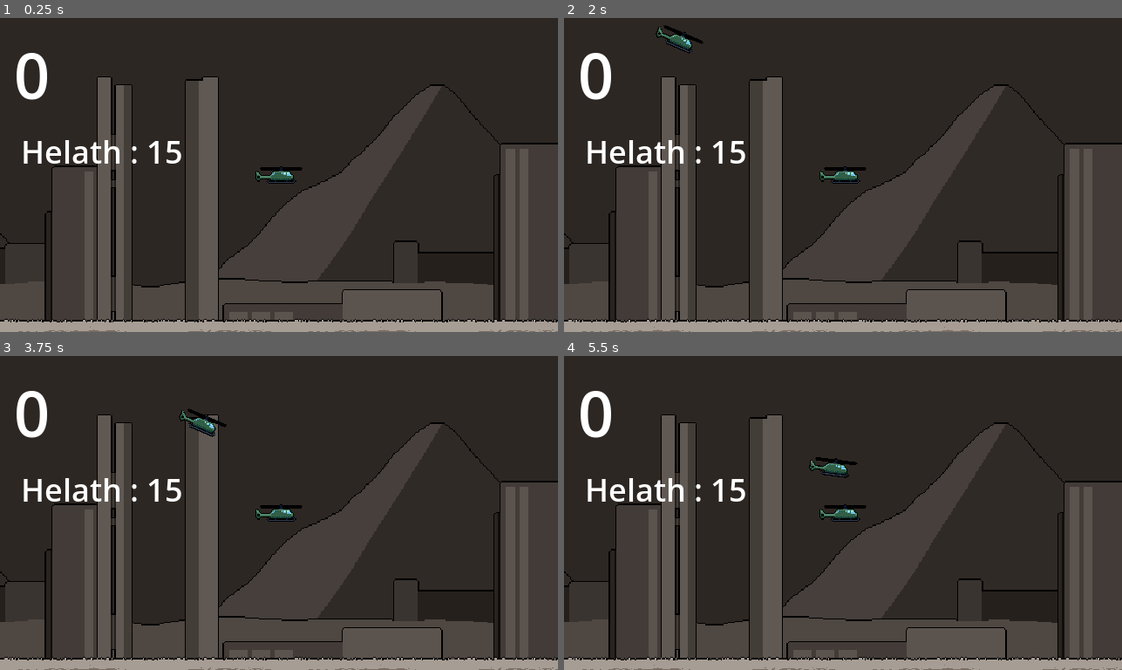
Above: before the commit, frames 1-4 (two rows, left to right).
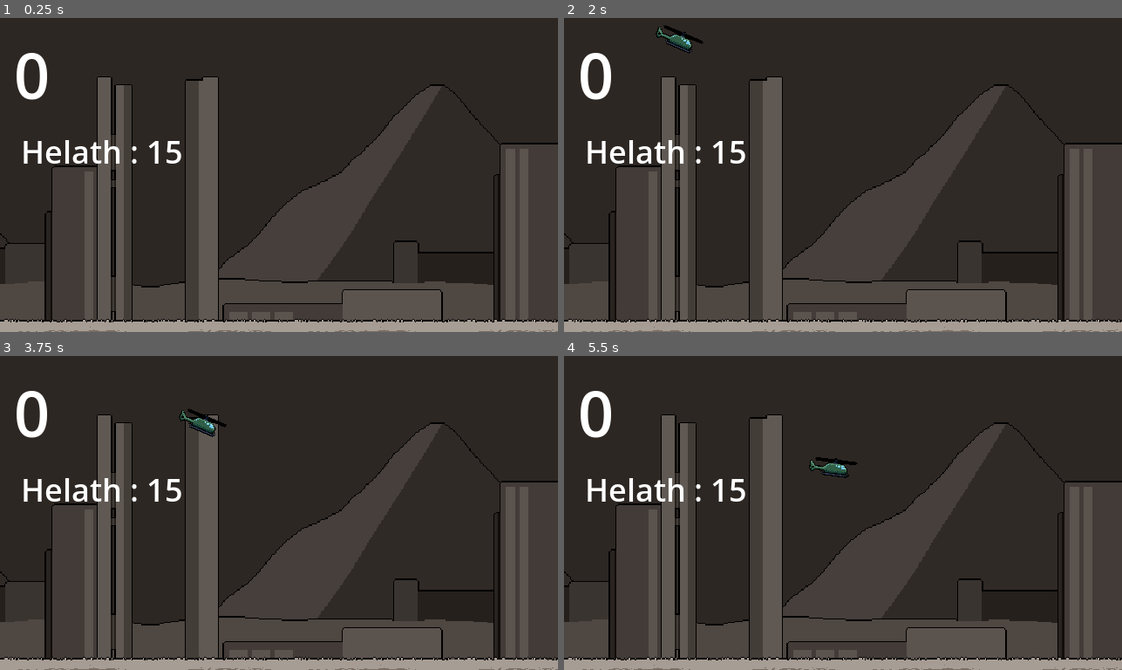
Above: after the commit, the same moments.

Repository: sirius-leaf/20s-Game-Project
Game: Godot game, scene res://Scene/Level Scene/level.tscn
The game is run twice, just before and just after one commit, with the same random seed, the same clock (stepped at 60 frames per second) and the same inputs.
Inputs:
- Up to frame 1 (0.25 s): no input
- Up to frame 2 (2 s): hold Right (ui_right) 0.53-1.28 s; hold Space (ui_select) 0.53-1.28 s; hold Down (ui_down) from 1.28 s (still down); tap R at 1.35 s; tap Space (ui_select) at 1.52, 1.55, 1.82 s
- Up to frame 3 (3.75 s): release Down (ui_down) at 2.03 s; hold Right (ui_right) 2.03-2.78 s; hold Space (ui_select) 2.03-2.78 s; hold Up (ui_up) 2.78-3.53 s; tap R at 2.85 s; tap Space (ui_select) at 3.02, 3.05, 3.32 s; hold Left (ui_left) from 3.53 s (still down); hold Space (ui_select) from 3.53 s (still down)
- Up to frame 4 (5.5 s): release Space (ui_select) at 4.28 s; tap R at 4.35 s; tap Space (ui_select) at 4.52, 4.55, 4.82 s; release Left (ui_left) at 5.03 s; hold Down (ui_down) from 5.03 s (still down); hold Space (ui_select) from 5.03 s (still down)

The runs differ from the first frame. In frame 1, 0.3% of the frame differs, in the area x 45-55%, y 47-53%; in frame 2, 0.3%; in frame 3, 0.3%; in frame 4, 0.3%.

Commit message:
player now can drop bomb

Diff:
--- a/Scene/Level Scene/level.tscn
+++ b/Scene/Level Scene/level.tscn
@@ -40,7 +40,6 @@
 
 [node name="GlobalSetting" type="Node" parent="."]
 script = ExtResource("1_vknd6")
-ChaosMode = true
 
 [node name="BGM" type="AudioStreamPlayer" parent="."]
 stream = ExtResource("2_c7ai7")
@@ -195,6 +194,8 @@
 environment = SubResource("Environment_bmfdd")
 
 [node name="Player2" type="Sprite2D" parent="."]
+process_mode = 4
+visible = false
 texture = ExtResource("21_8n6bd")
 
 [connection signal="timeout" from="Player Camera/ConstantShakeTimer" to="Player Camera" method="_on_constant_shake_timer_timeout"]
--- a/Scene/Object Scene/player.tscn
+++ b/Scene/Object Scene/player.tscn
@@ -1,9 +1,10 @@
-[gd_scene load_steps=7 format=3 uid="uid://cdp1ti4scnxv"]
+[gd_scene load_steps=8 format=3 uid="uid://cdp1ti4scnxv"]
 
 [ext_resource type="Script" path="res://Script/player.gd" id="1_bs74l"]
 [ext_resource type="PackedScene" uid="uid://cmh8hbudedayk" path="res://Scene/Object Scene/Bullet/player_bullet.tscn" id="2_afxx5"]
 [ext_resource type="PackedScene" uid="uid://bujormrrqpg3o" path="res://Scene/Object Scene/Particle/flying_object_explosion.tscn" id="3_fkkcv"]
 [ext_resource type="Texture2D" uid="uid://dw0l1q0h8fnqc" path="res://Asset/Sprite/Player.png" id="3_xbv5i"]
+[ext_resource type="PackedScene" uid="uid://m2dukvixydwn" path="res://Scene/Object Scene/player_bomb.tscn" id="4_uxakt"]
 
 [sub_resource type="PhysicsMaterial" id="PhysicsMaterial_jvl48"]
 friction = 0.0
@@ -21,6 +22,7 @@
 playerMoveSpeed = 3000.0
 bulletScene = ExtResource("2_afxx5")
 explosionScene = ExtResource("3_fkkcv")
+bombScene = ExtResource("4_uxakt")
 
 [node name="Player" type="Sprite2D" parent="."]
 position = Vector2(4, 0)
--- /dev/null
+++ b/Scene/Object Scene/player_bomb.tscn
@@ -0,0 +1,21 @@
+[gd_scene load_steps=4 format=3 uid="uid://m2dukvixydwn"]
+
+[ext_resource type="Texture2D" uid="uid://5lwgjkml60ta" path="res://Asset/Sprite/Player_Bomb.png" id="1_8xh3g"]
+[ext_resource type="Script" path="res://Script/player_bomb.gd" id="1_gl15m"]
+
+[sub_resource type="CircleShape2D" id="CircleShape2D_4shlt"]
+radius = 3.0
+
+[node name="PlayerBomb" type="RigidBody2D"]
+collision_layer = 4
+collision_mask = 4
+gravity_scale = 2.0
+script = ExtResource("1_gl15m")
+
+[node name="PlayerBomb" type="Sprite2D" parent="."]
+texture = ExtResource("1_8xh3g")
+
+[node name="CollisionShape2D" type="CollisionShape2D" parent="."]
+shape = SubResource("CircleShape2D_4shlt")
+
+[connection signal="body_entered" from="." to="." method="_on_body_entered"]
--- a/Scene/Object Scene/target_building.tscn
+++ b/Scene/Object Scene/target_building.tscn
@@ -7,11 +7,11 @@
 size = Vector2(320, 128)
 
 [sub_resource type="RectangleShape2D" id="RectangleShape2D_f07vk"]
-size = Vector2(256, 576)
+size = Vector2(256, 880)
 
-[node name="TargetBuilding" type="StaticBody2D"]
-collision_layer = 3
-collision_mask = 3
+[node name="TargetBuilding" type="StaticBody2D" groups=["Target"]]
+collision_layer = 7
+collision_mask = 7
 script = ExtResource("1_4kiv7")
 
 [node name="JustABox" type="Sprite2D" parent="."]
@@ -28,7 +28,8 @@
 [node name="Area2D" type="Area2D" parent="." groups=["Target"]]
 
 [node name="CollisionShape2D" type="CollisionShape2D" parent="Area2D"]
-position = Vector2(160, -416)
+position = Vector2(160, -568)
 shape = SubResource("RectangleShape2D_f07vk")
 
 [connection signal="body_entered" from="Area2D" to="." method="_on_area_2d_body_entered"]
+[connection signal="body_exited" from="Area2D" to="." method="_on_area_2d_body_exited"]
--- a/Script/camera.gd
+++ b/Script/camera.gd
@@ -7,13 +7,19 @@
 var _shake := Vector2(0.0, 0.0)
 var _shake2 := Vector2(0.0, 0.0)
 var _shake2Temp := Vector2(0.0, 0.0)
+var _zoomValue := Vector2(1.3, 1.3)
 
-@onready var player: RigidBody2D = $"../Player"
+@onready var player: Player = $"../Player"
 @onready var global_setting: GlobalSetting = $"../GlobalSetting"
 
 func _process(delta: float) -> void:
-	if global_setting.play:
-		global_position = player.position + _shake + _shake2
+	if player.move:
+		if global_setting.play:
+			global_position = player.position + _shake + _shake2
+	else:
+		_zoomValue = Vector2(2.0, 2.0)
+		var bomb = get_parent().get_node("PlayerBomb")
+		if bomb != null: global_position = bomb.global_position
 
 	shakeMultiplier = shakeMultiplier - delta * 2 if shakeMultiplier > 0.0 else 0.0
 
@@ -22,6 +28,8 @@
 	_shake = Vector2(randf_range(-1, 1), randf_range(-1, 1)) * shakePower * shakeMultiplier
 	_shake2 = lerp(_shake2, _shake2Temp, 0.1)
 
+	zoom = lerp(zoom, _zoomValue, 0.05)
+
 
 func _on_constant_shake_timer_timeout() -> void:
 	_shake2Temp = Vector2(randf_range(-1, 1), randf_range(-1, 1)) * 10.0
--- a/Script/player.gd
+++ b/Script/player.gd
@@ -1,17 +1,22 @@
+class_name Player
+
 extends RigidBody2D
 
 @export var playerMoveSpeed: float
 @export var bulletScene: PackedScene
 @export var explosionScene: PackedScene
+@export var bombScene: PackedScene
 
 var healthValue := 15
 var insideTarget := false
 var powerSourceDestroyed := 0
+var move := true
 
 var _rng := RandomNumberGenerator.new()
 var _shoot := false
 var _direction := 1
 var _alive := true
+var _bombDrop := true
 
 @onready var bullet_spawner: Marker2D = $BulletSpawner
 @onready var player_sprite: Sprite2D = $Player
@@ -32,10 +37,18 @@
 
 	bullet_spawner.rotation_degrees = (90.0 - 70.0 * _direction)
 
-	_shoot = true if Input.is_key_pressed(KEY_SPACE) and _alive and global_setting.play else false
+	if insideTarget:
+		if _bombDrop and powerSourceDestroyed >= 3 and Input.is_action_pressed("ui_select"):
+			drop_bomb()
+			move = false
+			constant_force = Vector2(2500.0, -1500.0)
+			_bombDrop = false
+
+	_shoot = true if (Input.is_key_pressed(KEY_SPACE) and _alive and
+			global_setting.play and move) else false
 
 	# move the player
-	if moveInput and _alive and global_setting.play:
+	if moveInput and _alive and global_setting.play and move:
 		apply_central_force(moveInput * playerMoveSpeed)
 
 		_direction = 1 if moveInput.x >= 0 else -1
@@ -89,3 +102,9 @@
 	await get_tree().create_timer(1.0).timeout
 
 	get_tree().reload_current_scene()
+
+
+func drop_bomb():
+	var bomb: RigidBody2D = bombScene.instantiate()
+	bomb.global_position = global_position
+	get_tree().root.get_child(0).add_child(bomb)
--- /dev/null
+++ b/Script/player_bomb.gd
@@ -0,0 +1,6 @@
+extends RigidBody2D
+
+
+func _on_body_entered(body: Node) -> void:
+	if body.is_in_group("Target"):
+		freeze = true
--- a/Script/target_building.gd
+++ b/Script/target_building.gd
@@ -4,3 +4,8 @@
 func _on_area_2d_body_entered(body):
 	if body.is_in_group("Player"):
 		body.insideTarget = true
+
+
+func _on_area_2d_body_exited(body: Node2D) -> void:
+	if body.is_in_group("Player"):
+		body.insideTarget = false
--- a/project.godot
+++ b/project.godot
@@ -24,6 +24,11 @@
 
 [input]
 
+ui_select={
+"deadzone": 0.5,
+"events": [Object(InputEventKey,"resource_local_to_scene":false,"resource_name":"","device":0,"window_id":0,"alt_pressed":false,"shift_pressed":false,"ctrl_pressed":false,"meta_pressed":false,"pressed":false,"keycode":32,"physical_keycode":0,"key_label":0,"unicode":32,"location":0,"echo":false,"script":null)
+]
+}
 ui_left={
 "deadzone": 0.5,
 "events": [Object(InputEventKey,"resource_local_to_scene":false,"resource_name":"","device":0,"window_id":0,"alt_presse …(194 unchanged characters)…
Binary file added: Asset/Sprite/Player_Bomb.png
Not shown, added: Asset/Sprite/Player_Bomb.png.import
